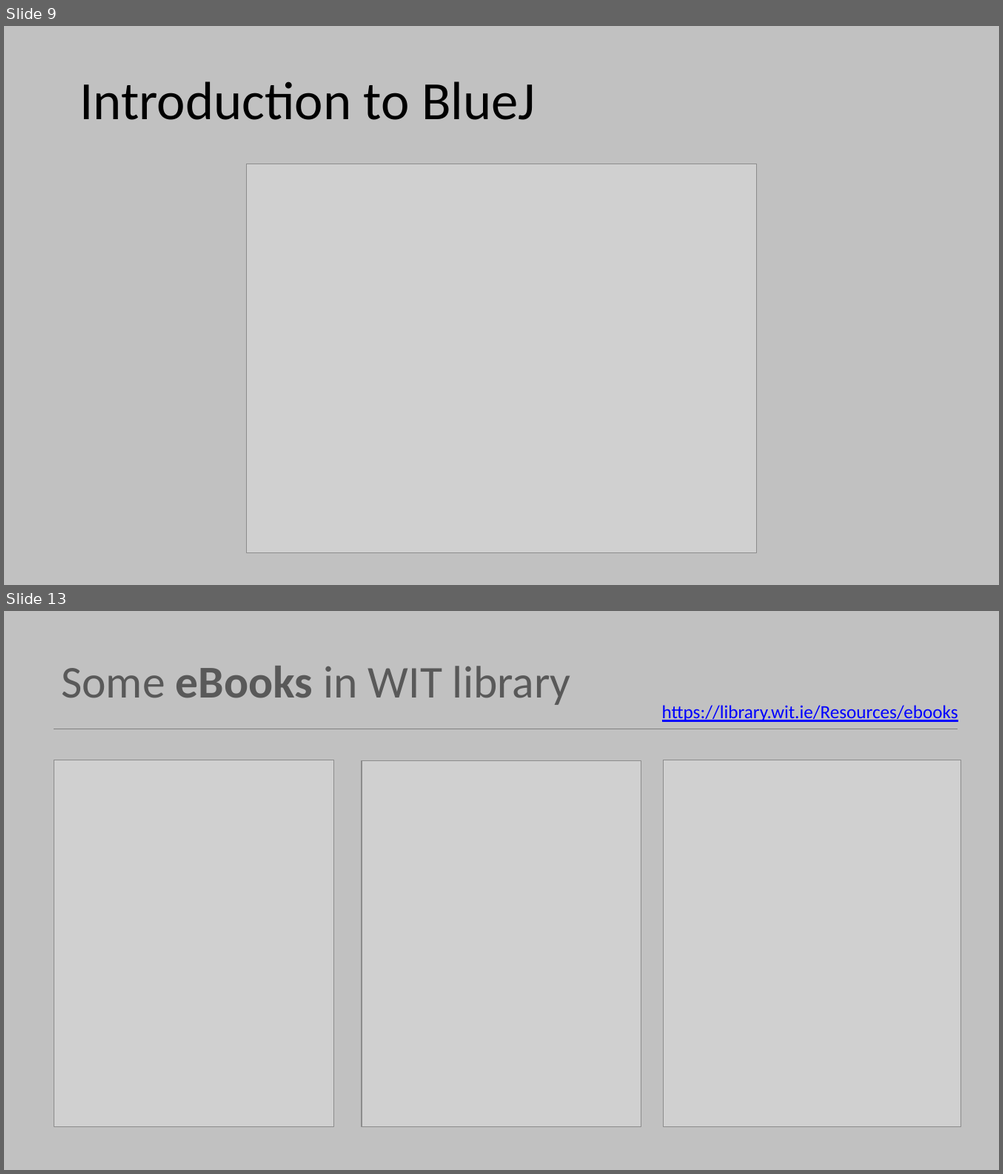
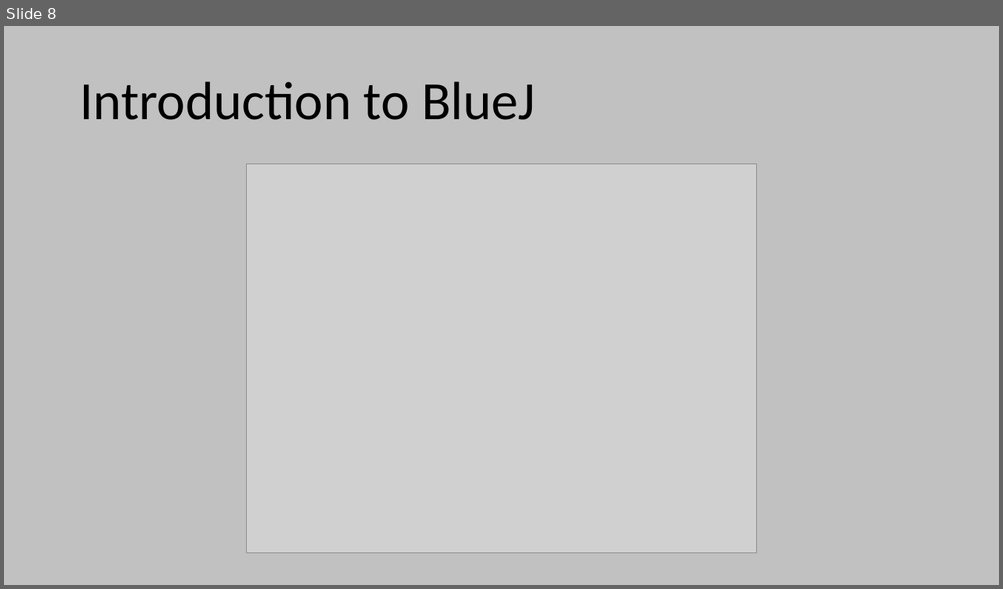
Before and after one commit to Programming-Fundamentals-SETU/prog-fund-1-sept-25, a slide deck: topic00-induction/unit-1/talk-1/a-intro-to-programming.pptx. Shown one above the other, each under a label of ours: slides 9 and 13 before the commit, slide 8 after it; the slides between them are not shown. The pictures are 1003x1174 and 1003x589 pixels, drawn with LibreOffice and Linux fonts; fonts in the diff are those of the drawing; grey boxes stand for pictures. Boxes give left, top, right and bottom in pixels: in the first picture for what was removed or moved away, otherwise in the second. Text is boxed around its words. In the diff, an @@ line names an element or a change of style, - is before the commit and + after.

```diff
--- a/topic00-induction/unit-1/talk-1/a-intro-to-programming.pptx
+++ b/topic00-induction/unit-1/talk-1/a-intro-to-programming.pptx
@@ slide 13 removed at (4,611,999,1170), background #C1C1C1 @@
@@ title removed at (61,666,571,705) @@
-Some eBooks in WIT library
@@ text removed at (662,705,958,722) @@
-https://library.wit.ie/Resources/ebooks
@@ line removed from (54, 729) to (958, 729) @@
@@ picture removed at (54,760,334,1128) @@
@@ picture removed at (361,761,641,1128) @@
@@ picture removed at (663,760,961,1128) @@
@@ what was slide 9 is now slide 8 @@
```
Also in this commit, not shown: 2 slides changed, 3 slides added, 4 other slides removed, 5 other files.
